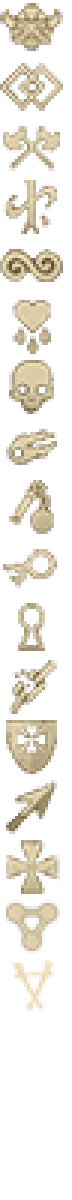
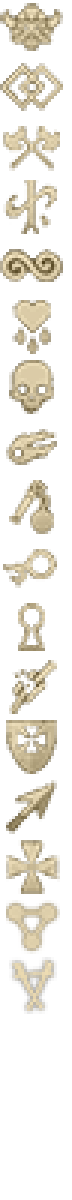
Layer changes from the first (72, 1200) image to the second:
painted on "ironbreaker" over [left=18, top=108, right=45, bottom=111]
added layer "Ebene 1" in group "career icons" over [left=21, top=108, right=45, bottom=111]
